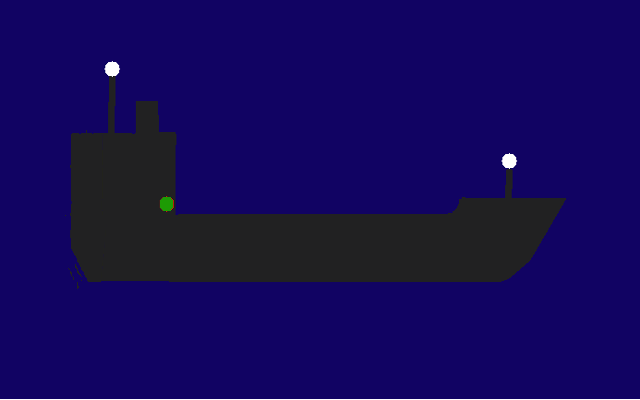
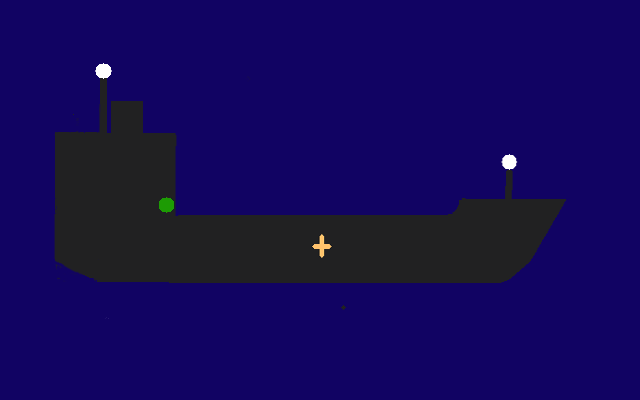
Layers edited between the first and the second 640px x 400px image:
added layer "stern" above "stern light" over [54, 118, 110, 319]
added layer "stern light" above "chimney" over [95, 63, 112, 134]
added layer "chimney" above "ship" over [114, 101, 137, 133]
added layer "ship" above "Background" over [73, 61, 567, 283]
painted on "Background" over [0, 61, 640, 400]
